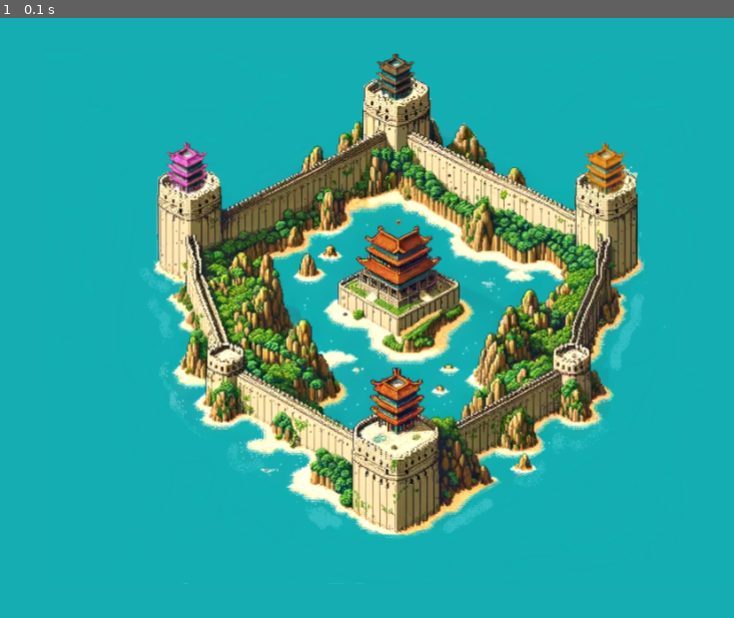
Above: before the commit, frame 1.
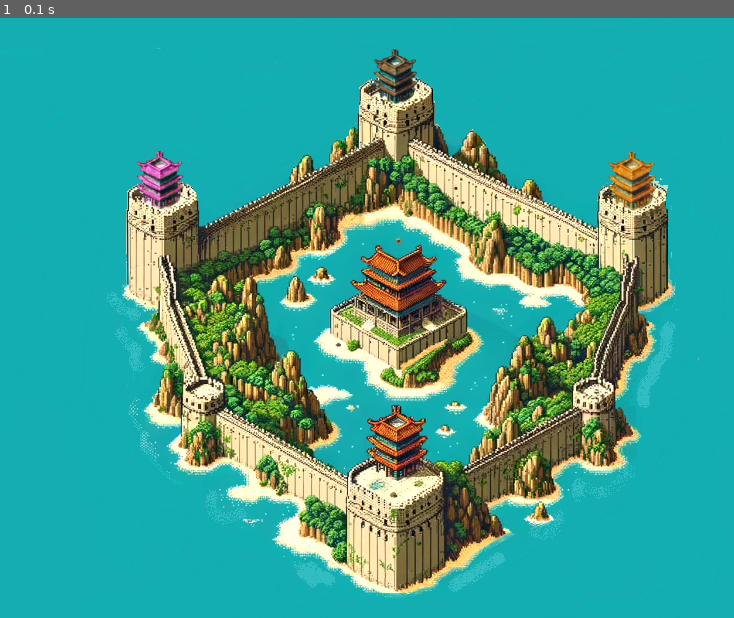
Above: after the commit, the same moment.

Repository: jocelyn-chang/digit-dynasty
Game: pygame game, started from pygame_template.py
The game is run twice, just before and just after one commit, with the same random seed, the same clock (stepped at 60 frames per second) and the same inputs.
Inputs:
- Up to frame 1 (0.1 s): no input

The runs differ from the first frame. In frame 1, 40% of the frame differs, in the area x 14-96%, y 5-97%.

Commit message:
add temple

Diff:
--- a/pygame_template.py
+++ b/pygame_template.py
@@ -8,7 +8,11 @@
 
 screen = pygame.display.set_mode((SCREEN_WIDTH, SCREEN_HEIGHT))
 pygame.display.set_caption('DIGIT DYNASTY')
-BACKGROUND = pygame.image.load("images/map_screen.png")
+BACKGROUND = pygame.image.load("images/Map Screen.png")
+LEFTTEMP = pygame.image.load("images/templeleft.png")
+RIGHTTEMP = pygame.image.load("images/templeright.png")
+TOPTEMP = pygame.image.load("images/templetop.png")
+BOTTOMTEMP = pygame.image.load("images/templebottom.png")
 
 # Main Colours
 gold1 = (230, 224, 174)
Binary file added: images/Map Screen.png
Binary file removed: images/map_screen.png
Binary file added: images/templebottom.png
Binary file added: images/templeleft.png
Binary file added: images/templeright.png
Binary file added: images/templetop.png
